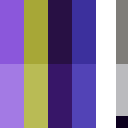
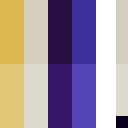
Layered file, before and after one edit (128x128). Changes by layer:
added layer "Calque 1" above "Calque 3" over [0, 0, 24, 128]
added layer "Calque 3" above "Calque 2" over [116, 0, 128, 116]
added layer "Calque 2" above "Background" over [24, 0, 48, 128]
painted on "Background" over [24, 0, 48, 128]
